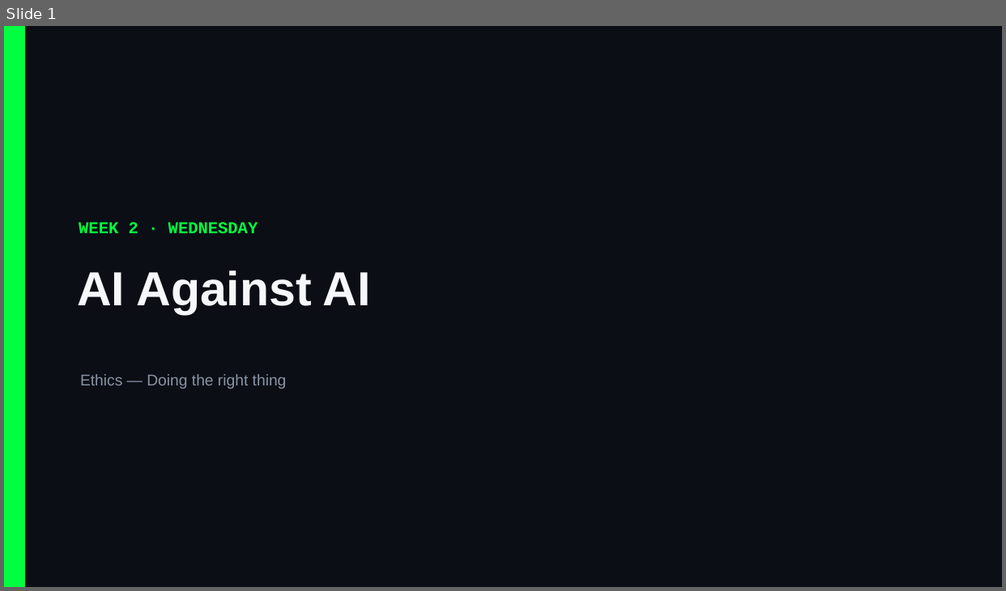
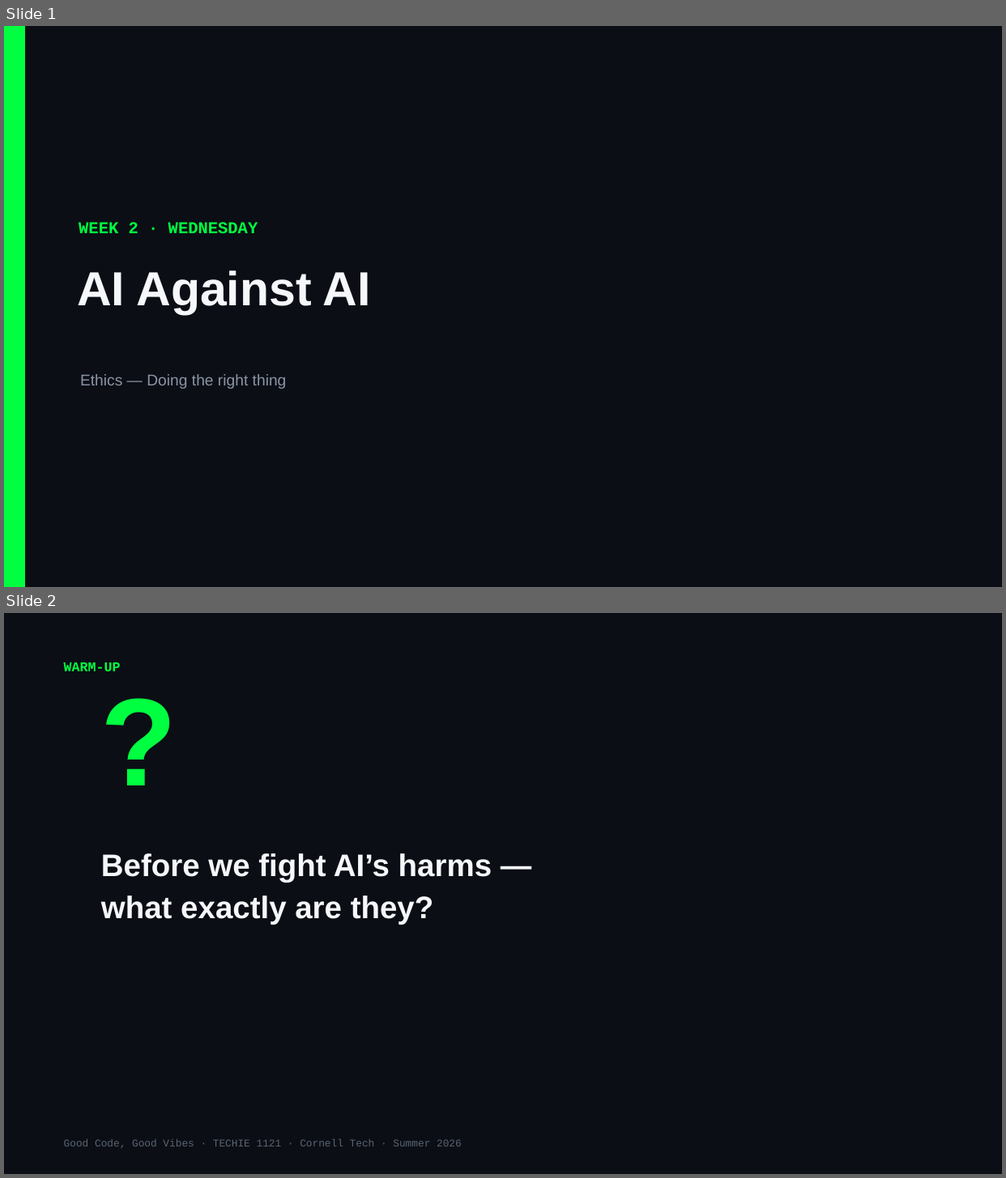
Before and after one commit to Cornell-Tech-Vibe-Coding-Summer-2026/website, a slide deck: slides/Week2-Wed-AI-Against-AI.pptx. Shown one above the other, each under a label of ours: slide 1 before the commit, slides 1 and 2 after it. The pictures are 1006x591 and 1006x1178 pixels, drawn with LibreOffice and Linux fonts; fonts in the diff are those of the drawing. Boxes give left, top, right and bottom in pixels: in the first picture for what was removed or moved away, otherwise in the second. Text is boxed around its words. In the diff, an @@ line names an element or a change of style, - is before the commit and + after.

```diff
--- a/slides/Week2-Wed-AI-Against-AI.pptx
+++ b/slides/Week2-Wed-AI-Against-AI.pptx
@@ slide 2 added at (x1=4, y1=613, x2=1002, y2=1174), background #0B0E14 @@
@@ text added at (x1=94, y1=658, x2=318, y2=807), 120 pt, text #00FF41, bold @@
+?
@@ text added at (x1=64, y1=662, x2=121, y2=671), 13 pt, text #00FF41, bold @@
+WARM-UP
@@ text added at (x1=101, y1=854, x2=492, y2=925), 30 pt, text #F5F7FA, bold @@
+Before we fight AI’s harms —
+what exactly are they?
@@ text added at (x1=64, y1=1139, x2=462, y2=1148), 10 pt, text #5A6474 @@
+Good Code, Good Vibes · TECHIE 1121 · Cornell Tech · Summer 2026
```
Also in this commit, not shown: 3 slides changed, 5 other slides added, 1 slide removed, 2 other files.
